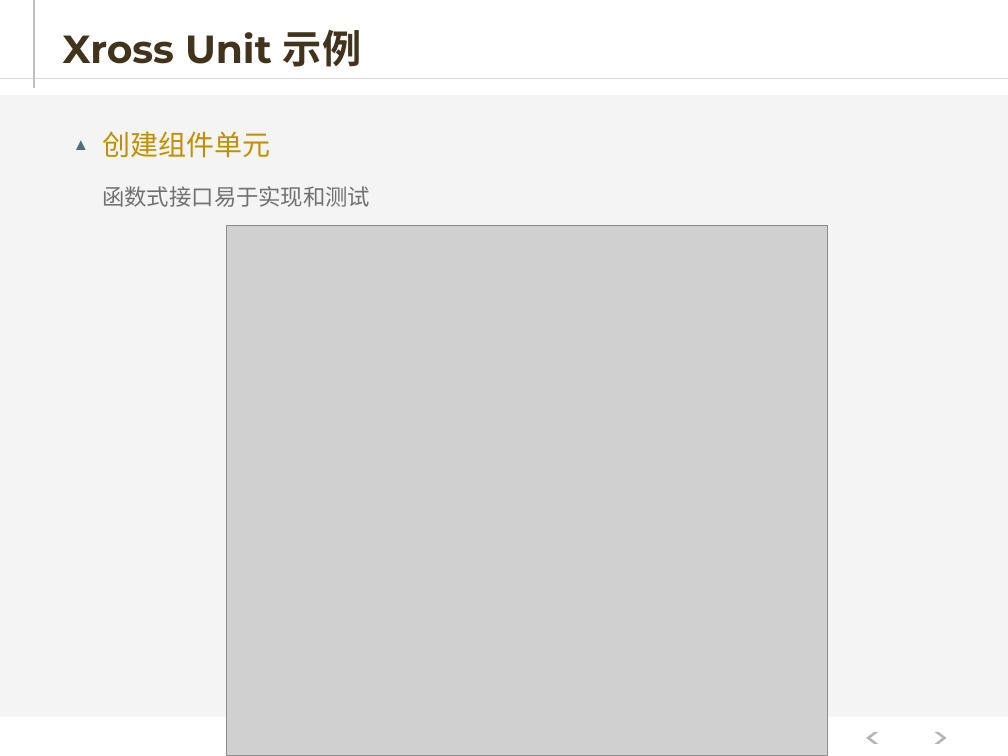
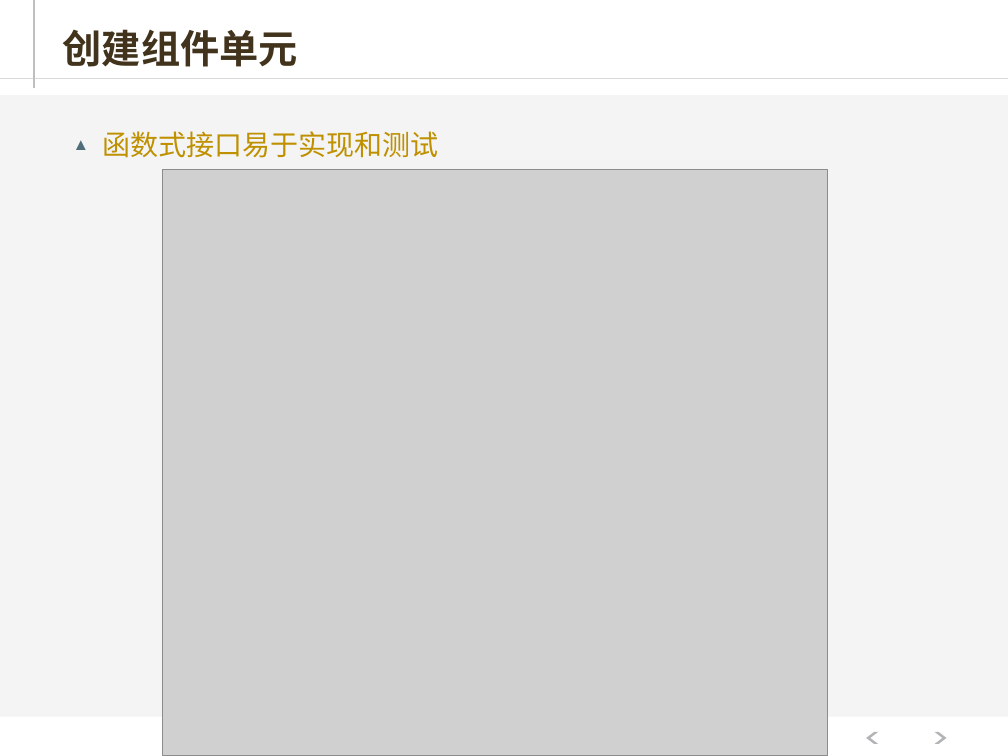
Before and after one commit to hejiehui/xross-tools-installer, a slide deck: slide 21 of doc/X-Series - 中文.pptx (slide 17 before the commit). Drawn at 1008x756 pixels with LibreOffice and Linux fonts; fonts in the diff are those of the drawing; grey boxes stand for pictures. Boxes give left, top, right and bottom in pixels: in the first picture for what was removed or moved away, otherwise in the second. Text is boxed around its words. In the diff, an @@ line names an element or a change of style, - is before the commit and + after.

```diff
--- a/doc/X-Series - 中文.pptx
+++ b/doc/X-Series - 中文.pptx
@@ title at box(63, 29, 298, 67): text changed @@
-Xross Unit 示例
+创建组件单元
@@ text "函数式接口易于实现和测试" at box(102, 131, 438, 158): size 16 to 20 pt, text colour #717171 to #BF9000; bullet   to ▲; list level 2 to 1 in "函数式接口易于实现和测试"; line spacing 1.4 to 1.2; bullet colour #8F6C00 to #4F6D7A @@
@@ text at box(102, 131, 270, 158): paragraph removed @@
-▲ 创建组件单元
@@ picture: place and size @@
-picture at box(226, 226, 828, 756)
+picture at box(162, 169, 828, 756)
```
Also in this commit, not shown: 27 other slides changed, 11 slides added, 9 slides removed, 1 other file.
